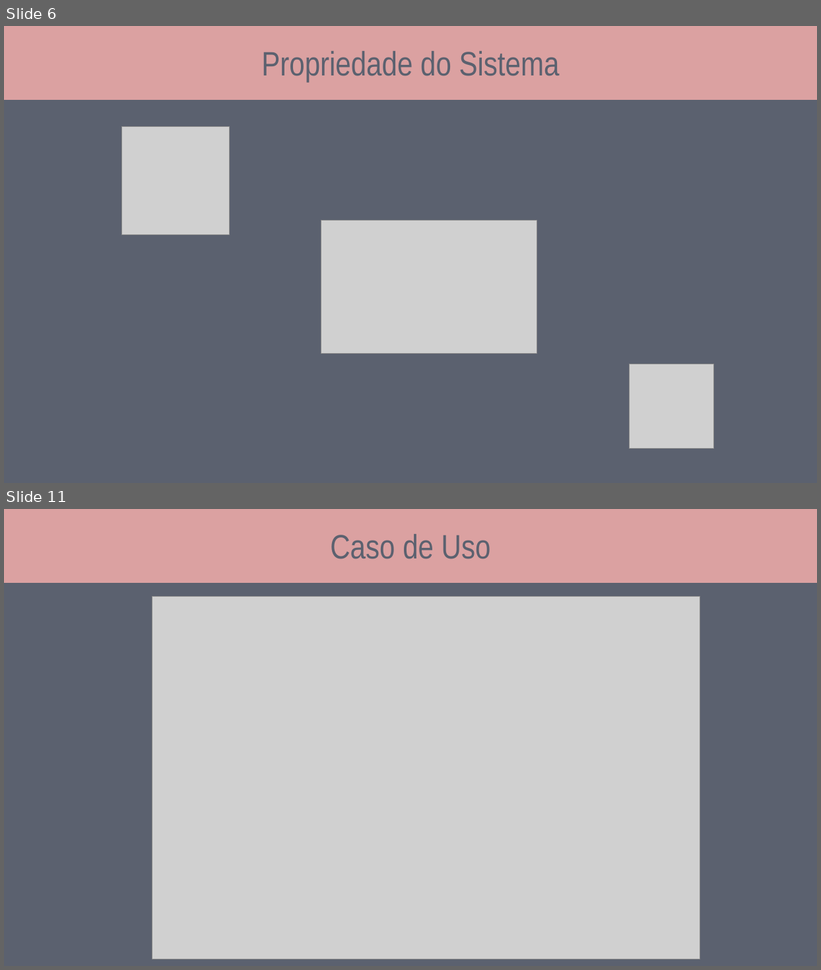
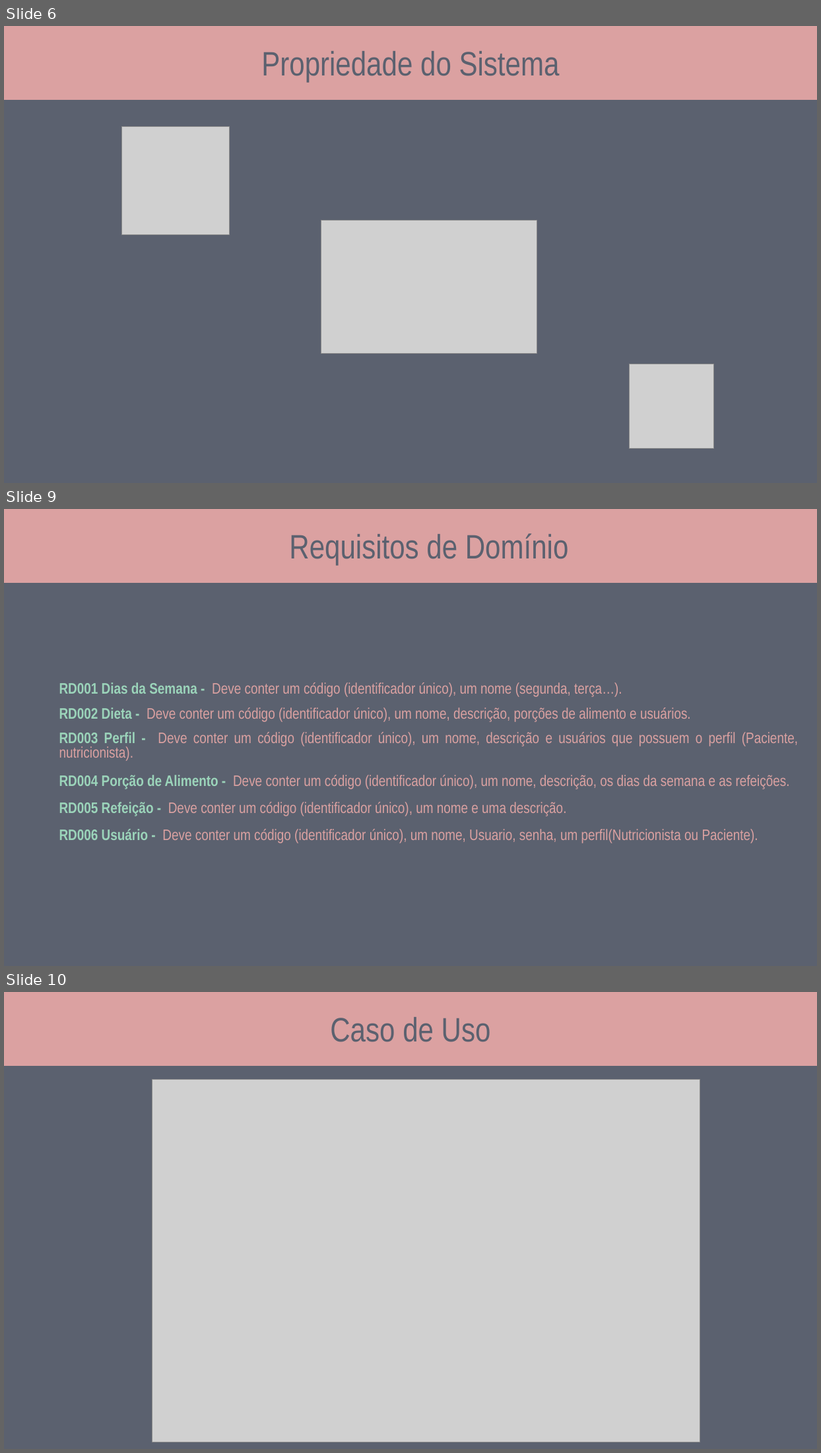
Before and after one commit to caiobarretta/Diet-CSharp, a slide deck: doc/IFSP/Diet-csharp.pptx. Shown one above the other, each under a label of ours: slides 6 and 11 before the commit, slides 6, 9 and 10 after it; the slides between them are not shown. The pictures are 821x970 and 821x1453 pixels, drawn with LibreOffice and Linux fonts; fonts in the diff are those of the drawing; grey boxes stand for pictures. Boxes give left, top, right and bottom in pixels: in the first picture for what was removed or moved away, otherwise in the second. Text is boxed around its words. In the diff, an @@ line names an element or a change of style, - is before the commit and + after.

Commit message:
Alteração no ppt e Exportação PDF V3
Corrigido os requisitos funcionais, não funcionais e de domínio.

```diff
--- a/doc/IFSP/Diet-csharp.pptx
+++ b/doc/IFSP/Diet-csharp.pptx
@@ slide 9 added at (4,509,817,966), background #5B616F @@
@@ rectangle added at (4,509,817,583), fill #DBA1A1 @@
@@ text added at (289,533,569,566), 40 pt, text #5B616F @@
+Requisitos de Domínio
@@ table added at (53,680,805,846), 6 rows, 1 columns @@
+RD001 Dias da Semana - Deve conter um código (identificador único), um nome (segunda, terça…).
+RD002 Dieta - Deve conter um código (identificador único), um nome, descrição, porções de alimento e usuários.
+RD003 Perfil - Deve conter um código (identificador único), um nome, descrição e usuários que possuem o perfil (Paciente, nutricionista).
+RD004 Porção de Alimento - Deve conter um código (identificador único), um nome, descrição, os dias da semana e as refeições.
+RD005 Refeição - Deve conter um código (identificador único), um nome e uma descrição.
+RD006 Usuário - Deve conter um código (identificador único), um nome, Usuario, senha, um perfil(Nutricionista ou Paciente).
@@ what was slide 11 is now slide 10 @@
```
Also in this commit, not shown: 1 slide changed, 1 other slide added, 3 slides removed, 1 other file.
